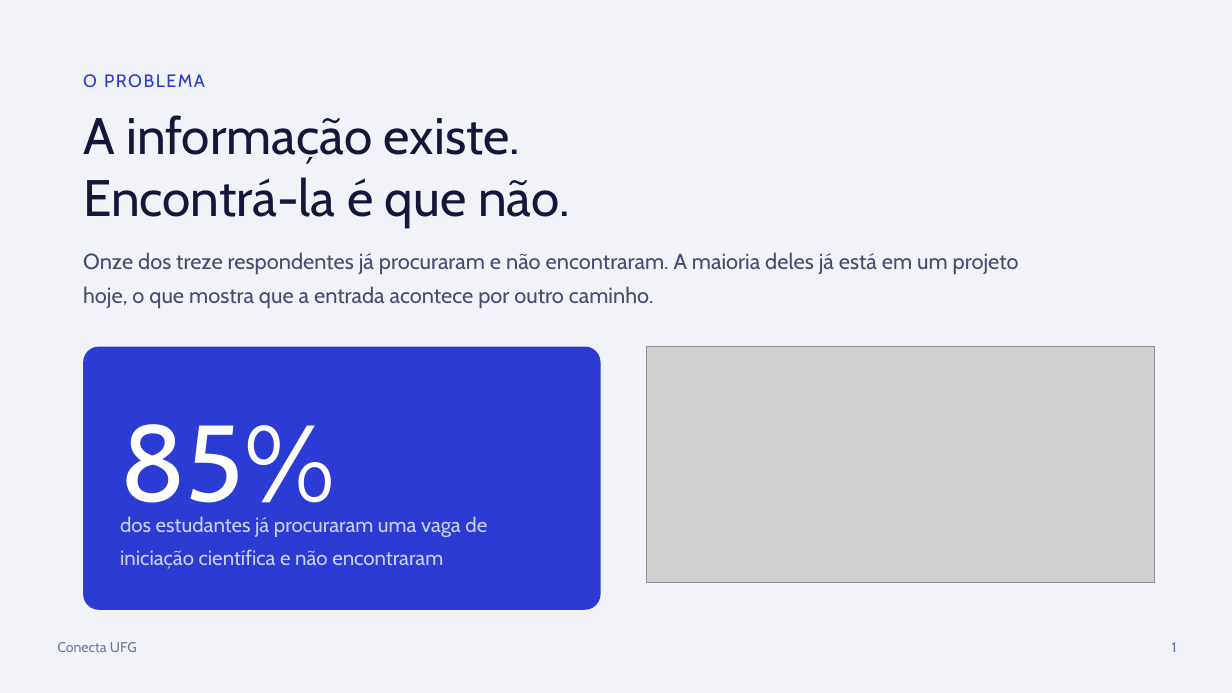
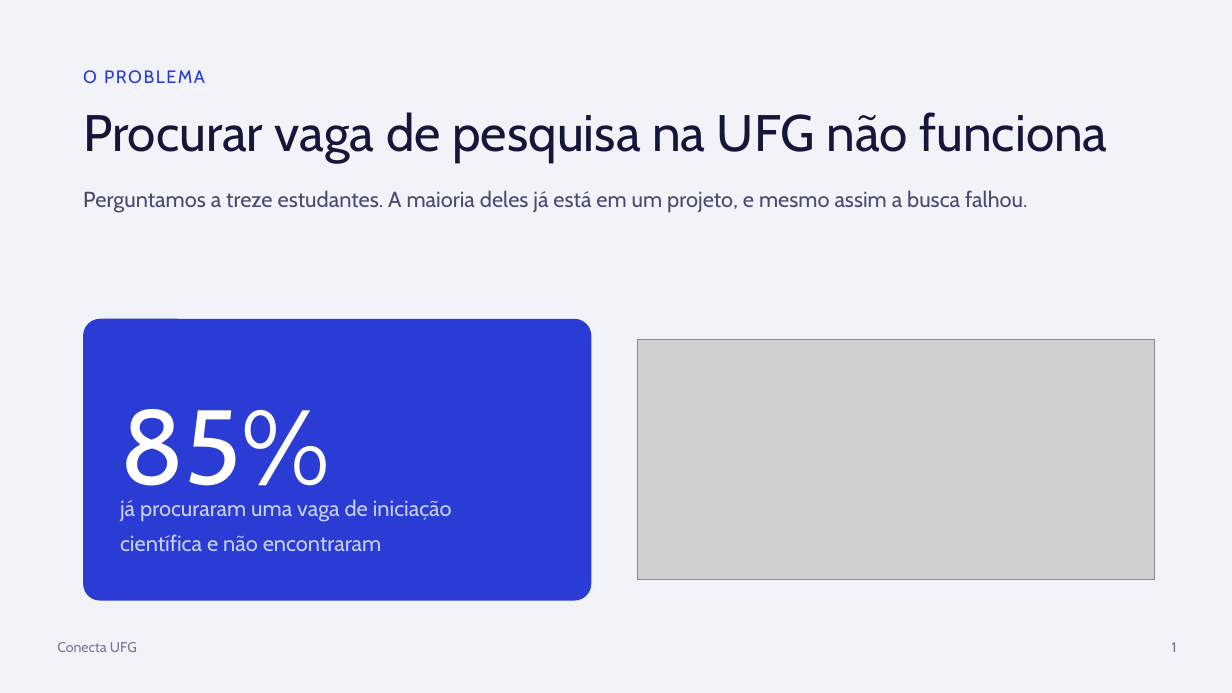
Before and after one commit to conecta-ufg/conecta-ufg, a slide deck: slide 2 of 05-Apresentacao/Apresentacao_Conecta_UFG.pptx. Drawn at 1232x693 pixels with LibreOffice and Linux fonts; fonts in the diff are those of the drawing; grey boxes stand for pictures. Boxes give left, top, right and bottom in pixels: in the first picture for what was removed or moved away, otherwise in the second. Text is boxed around its words. In the diff, an @@ line names an element or a change of style, - is before the commit and + after.

```diff
--- a/05-Apresentacao/Apresentacao_Conecta_UFG.pptx
+++ b/05-Apresentacao/Apresentacao_Conecta_UFG.pptx
@@ text "O PROBLEMA": place and size @@
-text "O PROBLEMA" at bbox=[83, 74, 205, 87]
+text "O PROBLEMA" at bbox=[83, 70, 205, 83]
@@ text at bbox=[83, 112, 1108, 162]: text changed @@
-A informação existe.
-Encontrá-la é que não.
+Procurar vaga de pesquisa na UFG não funciona
@@ text at bbox=[83, 190, 1028, 213]: text changed @@
-Onze dos treze respondentes já procuraram e não encontraram. A maioria deles já está em um projeto hoje, o que mostra que a entrada acontece por outro caminho.
+Perguntamos a treze estudantes. A maioria deles já está em um projeto, e mesmo assim a busca falhou.
@@ rounded rectangle: place and size @@
-rounded rectangle at bbox=[83, 347, 601, 610]
+rounded rectangle at bbox=[83, 319, 592, 601]
@@ picture: place and size @@
-picture at bbox=[647, 347, 1155, 583]
+picture at bbox=[638, 339, 1155, 579]
@@ text "85%": place and size @@
-text "85%" at bbox=[120, 424, 335, 524]
+text "85%" at bbox=[120, 409, 329, 507]
@@ text "85%" at bbox=[120, 409, 329, 507]: size 84 to 82 pt @@
@@ text at bbox=[120, 499, 452, 551]: text changed; size 16 to 17 pt @@
-dos estudantes já procuraram uma vaga de
-iniciação científica e não encontraram
+já procuraram uma vaga de iniciação
+científica e não encontraram
```
Also in this commit, not shown: 12 other slides changed, 2 slides added, 1 slide removed, 2 other files.
